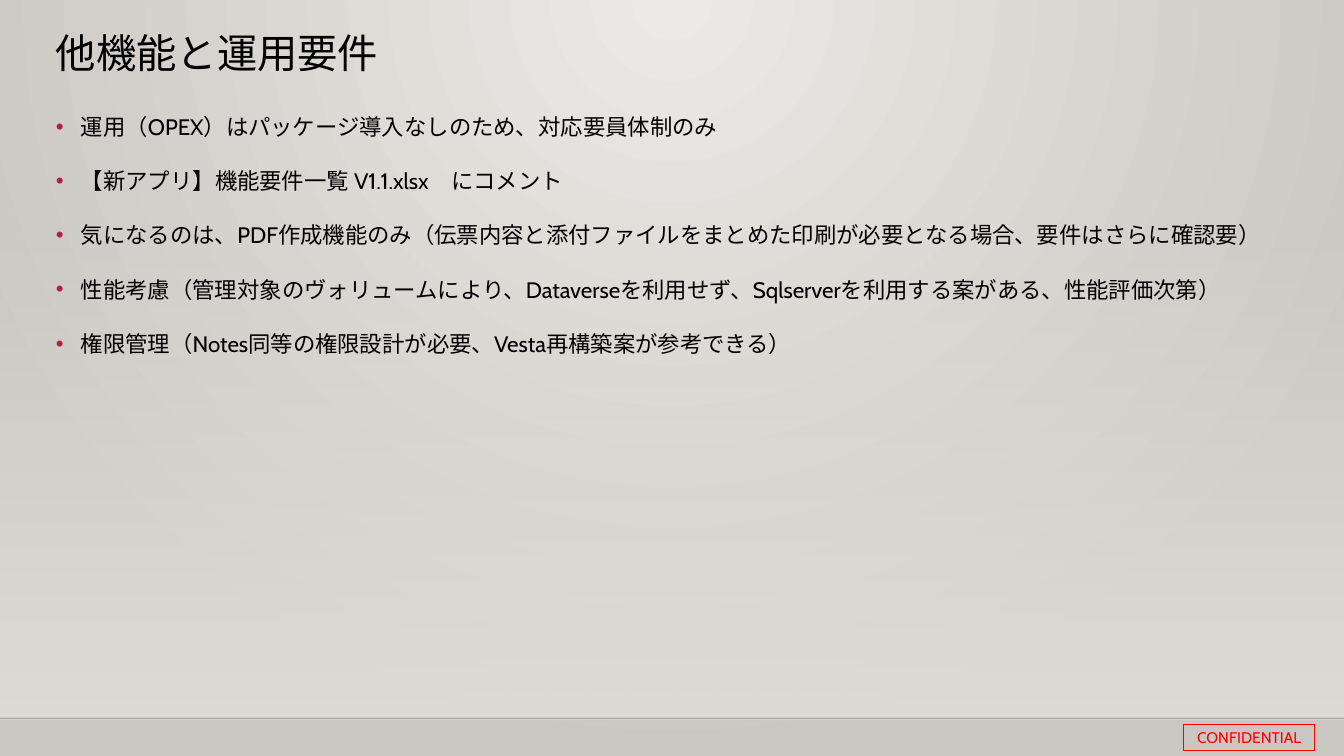
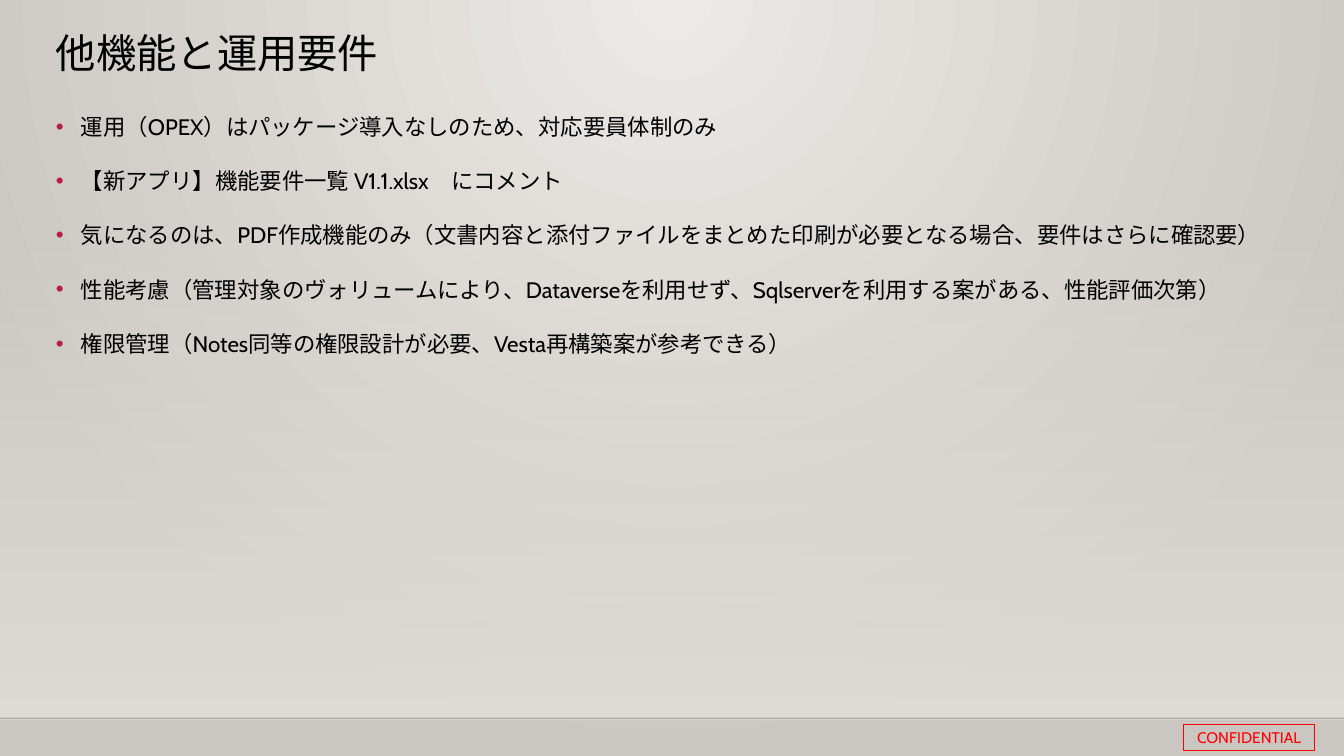
Before and after one commit to 0494938/Notes--CMS-Online, a slide deck: slide 38 of Notesアプリ刷新プロジェクト提案見積もり.pptx (slide 35 before the commit). Drawn at 1344x756 pixels with LibreOffice and Linux fonts; fonts in the diff are those of the drawing; background and template pictures are left out. Boxes give left, top, right and bottom in pixels: in the first picture for what was removed or moved away, otherwise in the second. Text is boxed around its words. In the diff, an @@ line names an element or a change of style, - is before the commit and + after.

```diff
--- a/Notesアプリ刷新プロジェクト提案見積もり.pptx
+++ b/Notesアプリ刷新プロジェクト提案見積もり.pptx
@@ text at [81, 224, 1260, 245]: text changed @@
-• 気になるのは、PDF作成機能のみ（伝票内容と添付ファイルをまとめた印刷が必要となる場合、要件はさらに確認要）
+• 気になるのは、PDF作成機能のみ（文書内容と添付ファイルをまとめた印刷が必要となる場合、要件はさらに確認要）
```
Also in this commit, not shown: 12 other slides changed, 5 slides added, 2 slides removed, 9 other files.
